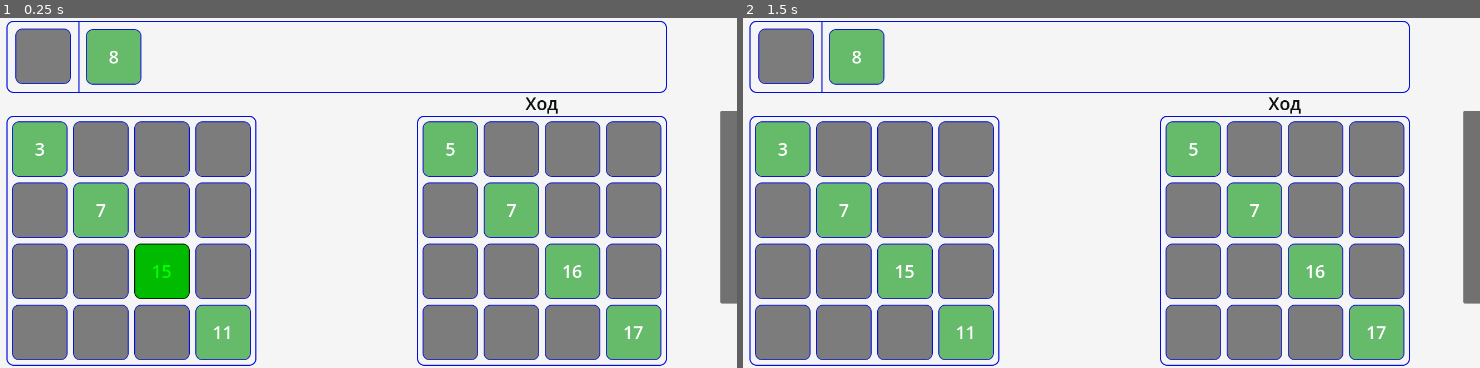
Above: before the commit, frames 1-2 (left to right).
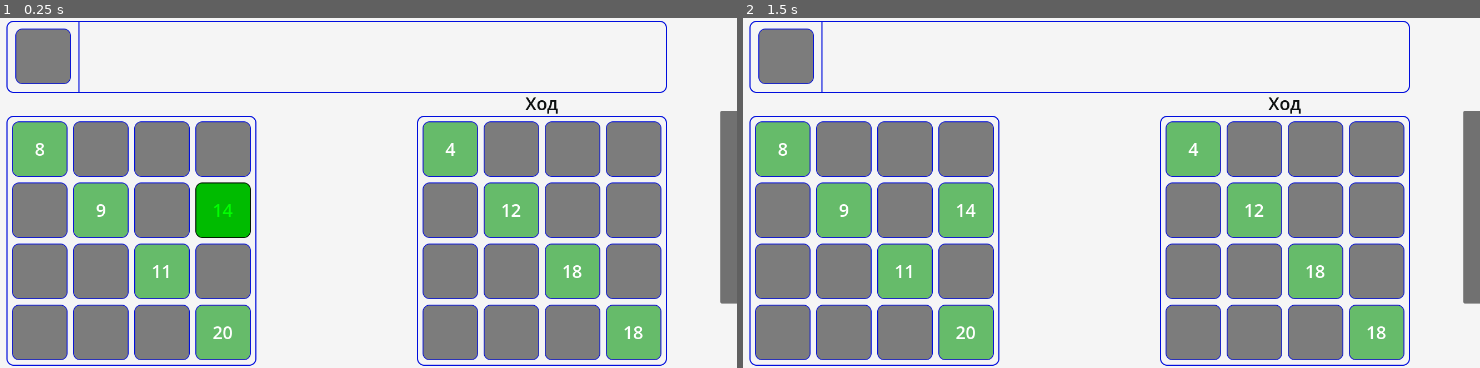
Above: after the commit, the same moments.

Repository: Rinkton/lucky-numbers-godot
Game: Godot game, scene res://game.tscn
Same seed, same stepped clock (60 frames per second), same inputs: the game is played once before the commit and once after it.
Inputs (mouse positions are in pixels of both pictures, inside the frame that each line leads up to):
- Up to frame 1 (0.25 s): no input
- Up to frame 2 (1.5 s): tap Enter at 0.5 s; move the mouse to (1258, 175) at 0.52 s; click (1258, 175) at 0.67 s; tap Space at 1.25 s; move the mouse to (919, 210) at 1.27 s; click (919, 210) at 1.42 s

The runs differ from the first frame. In frame 1, 3.8% of the frame differs, in the area x 4-88%, y 3-92%; in frame 2, 2.6%.

Commit message:
Made 2 packs and irreplacability divided in 2

Diff:
--- a/lucky-numbers/clover_pile.gd
+++ b/lucky-numbers/clover_pile.gd
@@ -7,7 +7,7 @@
 
 func _ready():
 	# TODO: only 2 packs, not 4
-	for i in range(4):
+	for i in range(2):
 		for n in range(20):
 			var clover = Clover.new_scene(n+1)
 			clovers.append(clover)
--- a/lucky-numbers/player/ai_player_data.tres
+++ b/lucky-numbers/player/ai_player_data.tres
@@ -11,3 +11,4 @@
 motivation_position_curve = SubResource("Curve_s8my4")
 estimate_position_quiality_coef = 120.0
 left_up_corner_coef = 40.0
+irreplacability_coef = 50.0
